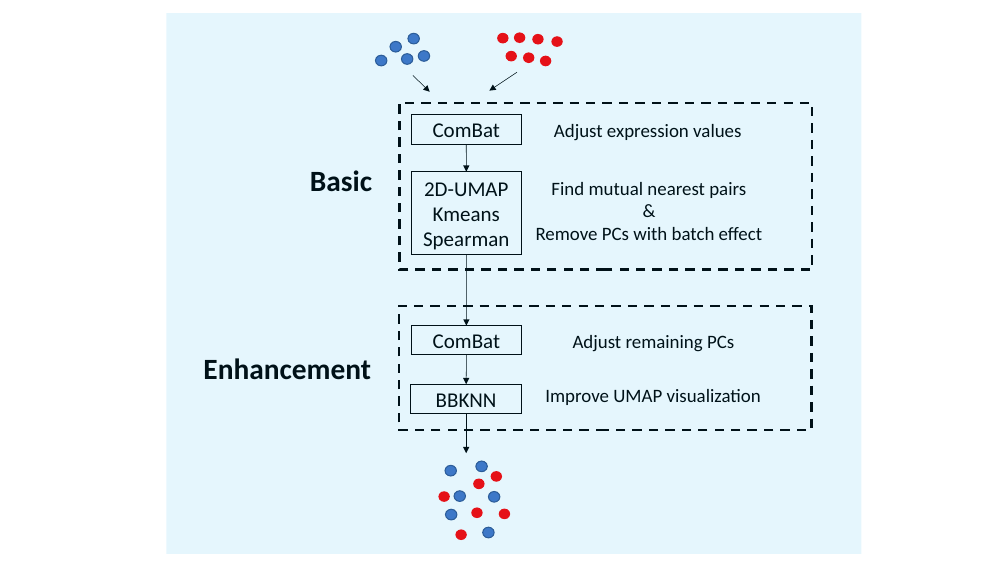
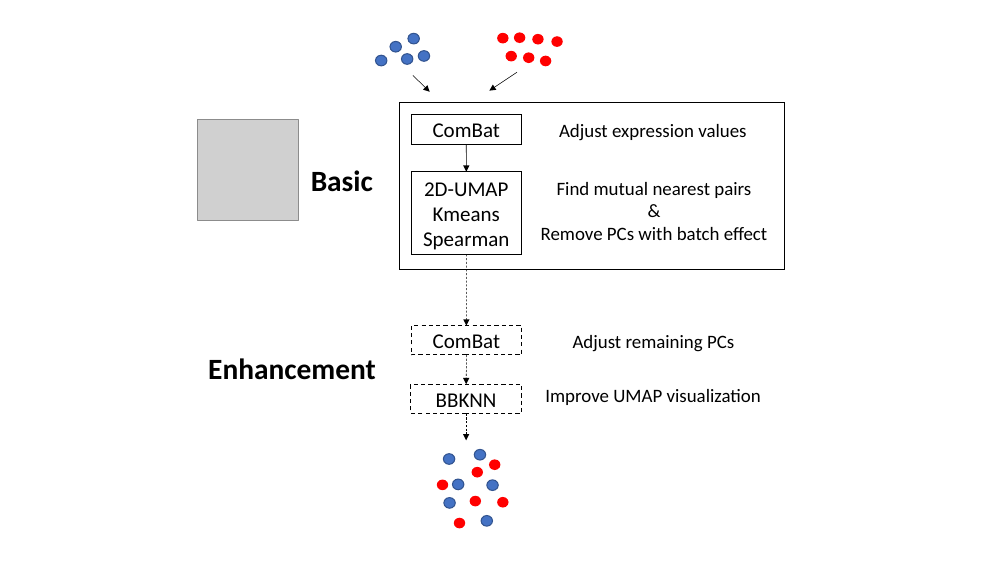
Before and after one commit to jumphone/BEER, a slide deck: slide 1 of DATA/BP.pptx. Drawn at 1008x567 pixels with LibreOffice and Linux fonts; fonts in the diff are those of the drawing; grey boxes stand for pictures. Boxes give left, top, right and bottom in pixels: in the first picture for what was removed or moved away, otherwise in the second. Text is boxed around its words. In the diff, an @@ line names an element or a change of style, - is before the commit and + after.

```diff
--- a/DATA/BP.pptx
+++ b/DATA/BP.pptx
@@ rectangle removed at box(166, 13, 862, 554) @@
@@ picture added at box(198, 119, 299, 220) @@
@@ rectangle: place and size @@
-rectangle at box(399, 103, 812, 270)
+rectangle at box(399, 103, 785, 270)
@@ rectangle at box(399, 103, 785, 270): outline #000000 2.25 pt dashed to #000000 1 pt @@
@@ 3 texts: place and size @@
-3 texts at box(203, 124, 762, 380)
+3 texts at box(208, 124, 767, 380)
@@ arrow (467, 254) - (467, 326): stroke #000000 0.5 pt to #000000 0.5 pt dashed @@
@@ rectangle removed at box(399, 306, 811, 430) @@
@@ rectangle "ComBat" at box(411, 326, 522, 355): outline #000000 1 pt to #000000 1 pt dashed @@
@@ arrow (467, 355) - (467, 384): stroke #000000 0.5 pt to #000000 0.5 pt dashed @@
@@ rectangle "BBKNN" at box(411, 384, 522, 414): outline #000000 1 pt to #000000 1 pt dashed @@
@@ arrow moved from (467, 414) - (467, 454) to (467, 414) - (467, 440) @@
@@ arrow (467, 414) - (467, 440): stroke #000000 0.5 pt to #000000 0.5 pt dashed @@
@@ ellipse: place and size @@
-ellipse at box(439, 492, 450, 502)
+ellipse at box(437, 479, 448, 490)
@@ 11 ellipses: place and size @@
-11 ellipses at box(445, 461, 510, 540)
+11 ellipses at box(443, 449, 509, 529)
```
Also in this commit, not shown: 1 slide removed, 1 other file.
